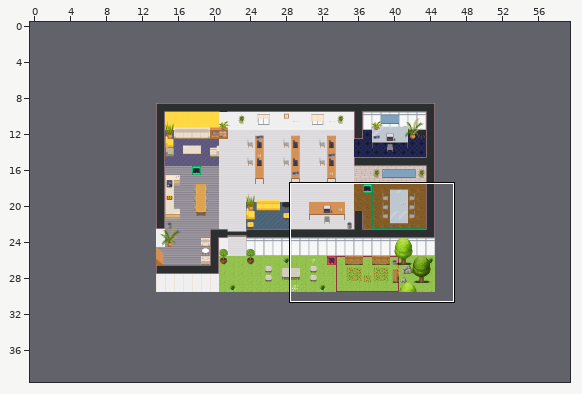
An edit to a level. Tiled map (JSON), office.tmj. The first picture is a wide view before the edit; the outline marks the close-up.
Close-up. Earlier state:
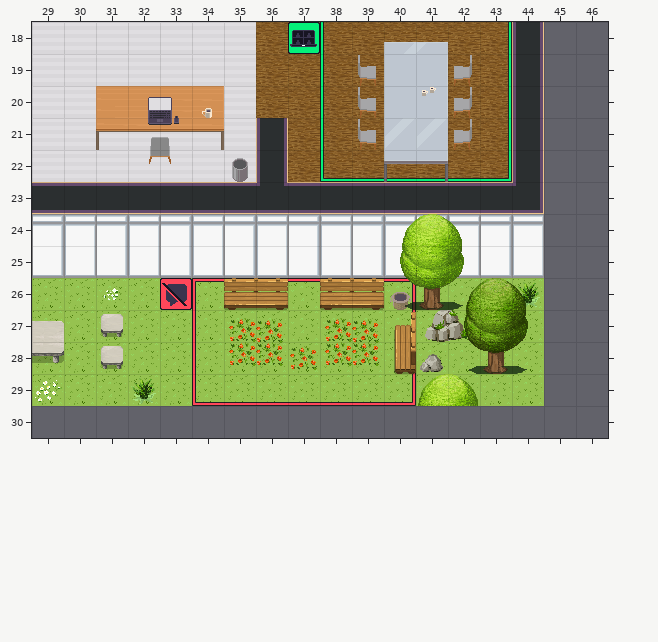
Cells are 32x32 px. Shown: x 29..46, y 18..30. The commit also changed other parts of the map, which this record leaves out. The old version is drawn lined up with the new one.
Now the later version:
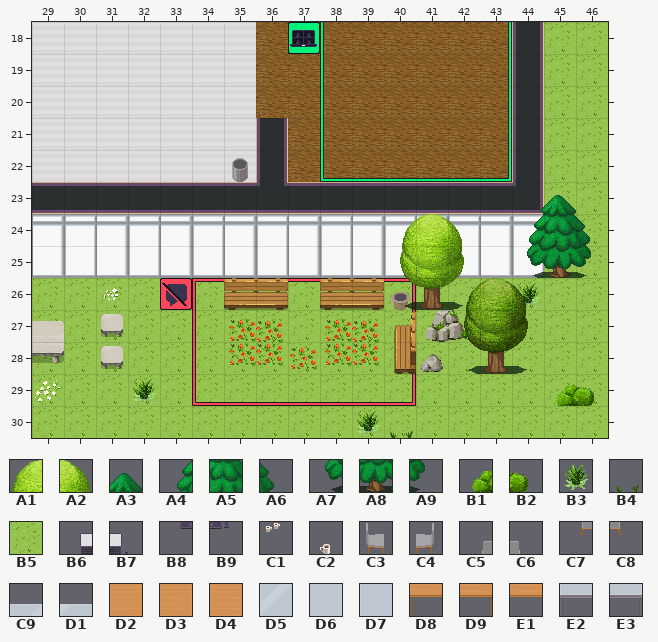
Key: from "WA_Exterior": A1 3, A2 4, A3 357, A4 381, A5 382, A6 383, A7 406, A8 407, A9 408, B1 454, B2 455, B3 506, B4 507, B5 628; from "WA_Miscellaneous": B6 2, B7 3, B8 12, B9 13, C1 58, C2 59 flipped left-right; from "WA_Seats": C3 119, C4 120, C5 123, C6 124, C7 136, C8 137; from "WA_Tables": C9 5, D1 6, D2 10, D3 11, D4 13, D5 15, D6 17, D7 17 flipped left-right, D8 20, D9 21, E1 23, E2 25, E3 27.
__ is an empty cell.
Changes in this commit:
{"change": "map size 31x21 -> 60x40 cells (old content now starts at 14,9; both pictures use the new coordinates)"}
{"where": "layer \"floor/floor1\""}
{"y":18,"x":45,"old":"__ __","new":"B5 B5"}
{"y":19,"x":45,"old":"__ __","new":"B5 B5"}
{"y":20,"x":45,"old":"__ __","new":"B5 B5"}
{"y":21,"x":45,"old":"__ __","new":"B5 B5"}
{"y":22,"x":45,"old":"__ __","new":"B5 B5"}
{"y":23,"x":45,"old":"__ __","new":"B5 B5"}
{"y":24,"x":45,"old":"__ __","new":"B5 B5"}
{"y":25,"x":45,"old":"__ __","new":"B5 B5"}
{"y":26,"x":45,"old":"__ __","new":"B5 B5"}
{"y":27,"x":45,"old":"__ __","new":"B5 B5"}
{"y":28,"x":45,"old":"__ __","new":"B5 B5"}
{"y":29,"x":45,"old":"__ __","new":"B5 B5"}
{"y":30,"x":29,"old":"__ __ __ __ __ __ __ __ __ __ __ __ __ __ __ __ __ __","new":"B5 B5 B5 B5 B5 B5 B5 B5 B5 B5 B5 B5 B5 B5 B5 B5 B5 B5"}
{"where": "layer \"furniture/furniture1\""}
{"y":21,"x":32,"old":"C5 C6","new":"__ __"}
{"y":22,"x":32,"old":"C7 C8","new":"__ __"}
{"y":23,"x":45,"old":"__","new":"A3"}
{"y":24,"x":44,"old":"__ __ __","new":"A4 A5 A6"}
{"y":25,"x":44,"old":"__ __ __","new":"A7 A8 A9"}
{"y":29,"x":45,"old":"__ __","new":"B1 B2"}
{"y":30,"x":39,"old":"__ __","new":"B3 B4"}
{"where": "layer \"furniture/furniture2\""}
{"y":19,"x":39,"old":"C3 D7 D6 C4","new":"__ __ __ __"}
{"y":20,"x":31,"old":"D2 D4 D4 D3","new":"__ __ __ __"}
{"y":20,"x":39,"old":"C3 D7 D6 C4","new":"__ __ __ __"}
{"y":21,"x":31,"old":"D8 E1 E1 D9","new":"__ __ __ __"}
{"y":21,"x":39,"old":"C3 D5 D5 C4","new":"__ __ __ __"}
{"y":22,"x":40,"old":"E2 E3","new":"__ __"}
{"where": "layer \"furniture/furniture3\""}
{"y":20,"x":32,"old":"B6 B7 C2","new":"__ __ __"}
{"y":20,"x":41,"old":"C1","new":"__"}
{"y":21,"x":32,"old":"B8 B9","new":"__ __"}
{"where": "layer \"above/above1\""}
{"y":18,"x":40,"old":"C9 D1","new":"__ __"}
{"y":29,"x":41,"old":"A1 A2","new":"__ __"}
{"label":"changed","picture_box":[32,22,608,438]}
